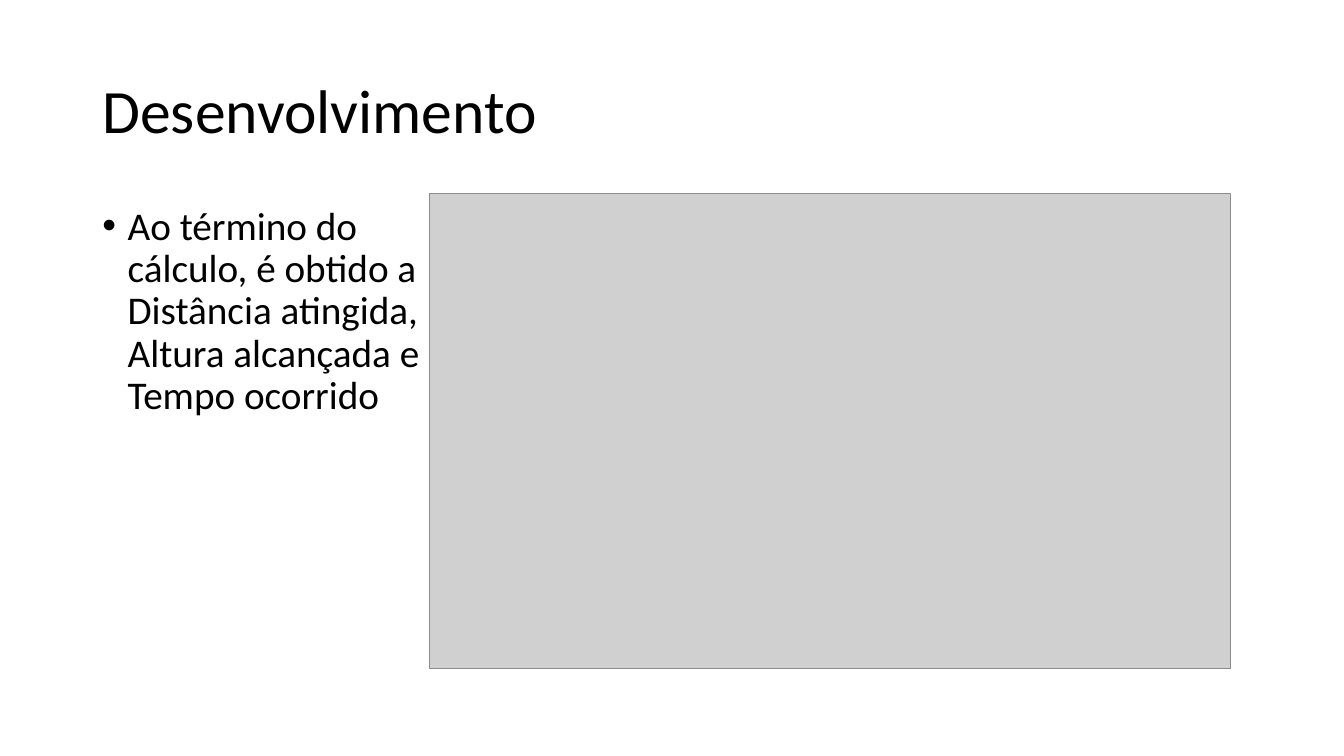
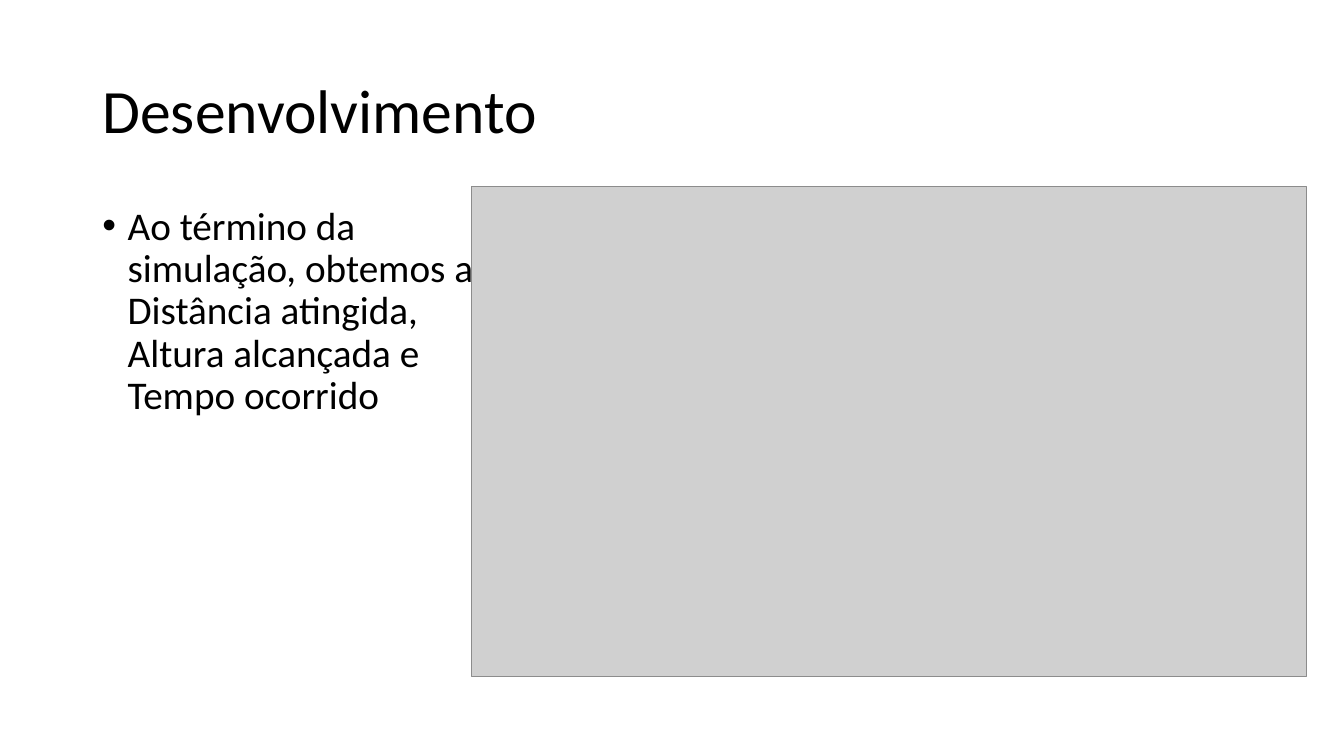
Before and after one commit to jonatanrinckus/SimulacaoDiscretaTrabalhoM2, a slide deck: slide 11 of new/Estudo Modelagem Bifocal.pptx. Drawn at 1344x756 pixels with LibreOffice and Linux fonts; fonts in the diff are those of the drawing; grey boxes stand for pictures. Boxes give left, top, right and bottom in pixels: in the first picture for what was removed or moved away, otherwise in the second. Text is boxed around its words. In the diff, an @@ line names an element or a change of style, - is before the commit and + after.

```diff
--- a/new/Estudo Modelagem Bifocal.pptx
+++ b/new/Estudo Modelagem Bifocal.pptx
@@ picture: place and size @@
-picture at (430,194,1231,669)
+picture at (472,187,1307,677)
@@ text at (128,212,473,416): text changed @@
-• Ao término do cálculo, é obtido a Distância atingida, Altura alcançada e Tempo ocorrido
+• Ao término da simulação, obtemos a Distância atingida, Altura alcançada e Tempo ocorrido
```
Also in this commit, not shown: 3 other slides changed, 2 other files.
